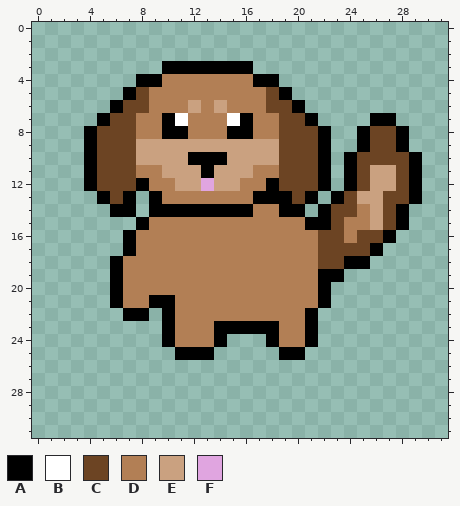
Two versions of one pixel-art sprite, assets/dog-left-walk.png. That is the earlier state.
The file is 32x32 pixels.
Palette (. is transparent): A #000000  B #ffffff  C #6c4423  D #b27f55  E #caa180  F #e0a5e0
Pixels before, first column x 4:
 3 ......AAAAAAA.............
 4 ....AADDDDDDDAA...........
 5 ...ACDDDDDDDDDCA..........
 6 ..ACCDDDEDEDDDCCA.........
 7 .ACCDDABDDDBADDCCA....AA..
 8 ACCCDDAADDDAADDCCCA..ACCA.
 9 ACCCEEEEEEEEEEECCCA..ACCA.
10 ACCCEEEEAAAEEEECCCA.ACCCCA
11 ACCCDDEEEAEEEDDCCCA.ACEECA
12 ACCCADDEEFEEDDACCCA.ACEECA
13 .ACA.ADDDDDDDAAACA.ACEECCA
14 ..AA.AAAAAAAADDAA.ACCDECA.
15 ....ADDDDDDDDDDDDAACDDECA.
16 ...ADDDDDDDDDDDDDDCCDCCA..
17 ...ADDDDDDDDDDDDDDCCCCA...
18 ..ADDDDDDDDDDDDDDDCCAA....
19 ..ADDDDDDDDDDDDDDDAA......
20 ..ADDDDDDDDDDDDDDDA.......
21 ..ADDAADDDDDDDDDDDA.......
22 ...AA.ADDDDDDDDDDA........
23 ......ADDDAAAAADDA........
24 ......ADDDA...ADDA........
25 .......AAA.....AA.........
Once edited:
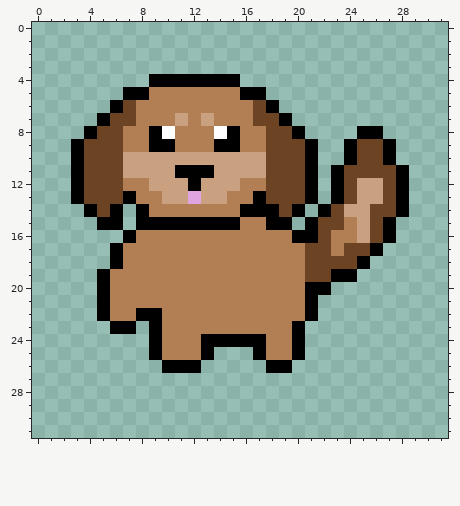
The exact change:
Changed rows in their new state; - is an unchanged pixel.
first column x 3:
 3 -------.......-------------
 4 -----.-AAAAAA...-----------
 5 -----A-------AA..----------
 6 -----D---D-D--CA..---------
 7 -------DE-E-DDCCA..----..--
 8 ----D-ABD--B-D-C-A..---A..-
 9 AC--DDAADDDAADDC--A.-AC-A.-
10 AC--E----EEE---C--A.----A..
11 AC--EEE-AA----EC--A.AC-CCA.
12 AC--DDEE-AE----C--A.ACE-CA.
13 ACC--DDEEFEE---CC--------A.
14 -AC-.ADDDDDDD-AAC----EEC---
15 --AA--AAAAAAA--AA.-C--ECA.-
16 -----------------AA-D-E----
17 ---AD-------------C-D------
18 ------------------C--C-----
19 --AD--------------CC-A-----
20 --AD--------------A--------
21 --AD--DD----------A.-------
22 --ADD-AD-------------------
23 ---AA-AD---DDDDD-A.--------
24 ------AD--A-AAAD-A.--------
25 ------ADDD----ADD----------
26 -------AAA-----AA----------
Boxes around the changes in both pictures, in picture pixels (x1, y1, x2, y2):
changed: (71, 61, 422, 373)
